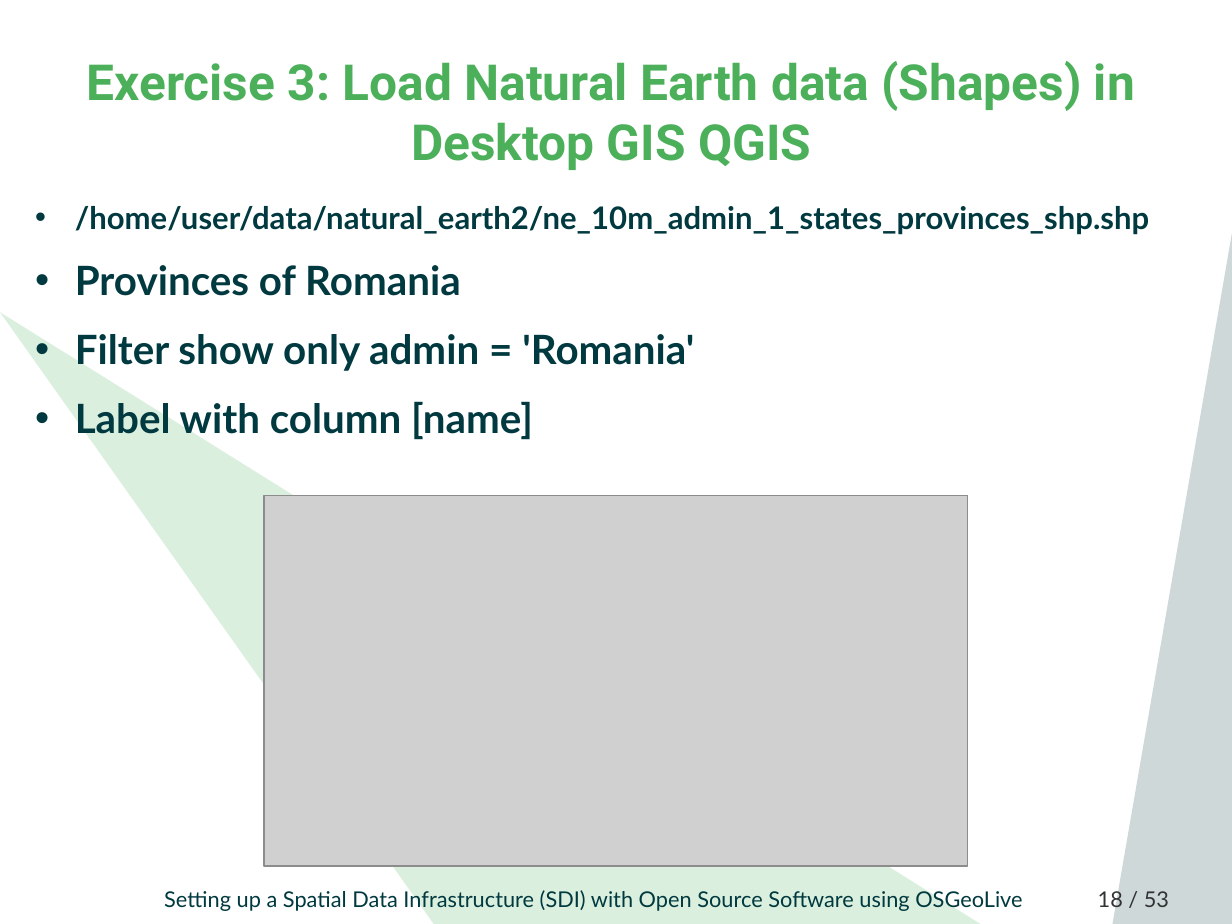
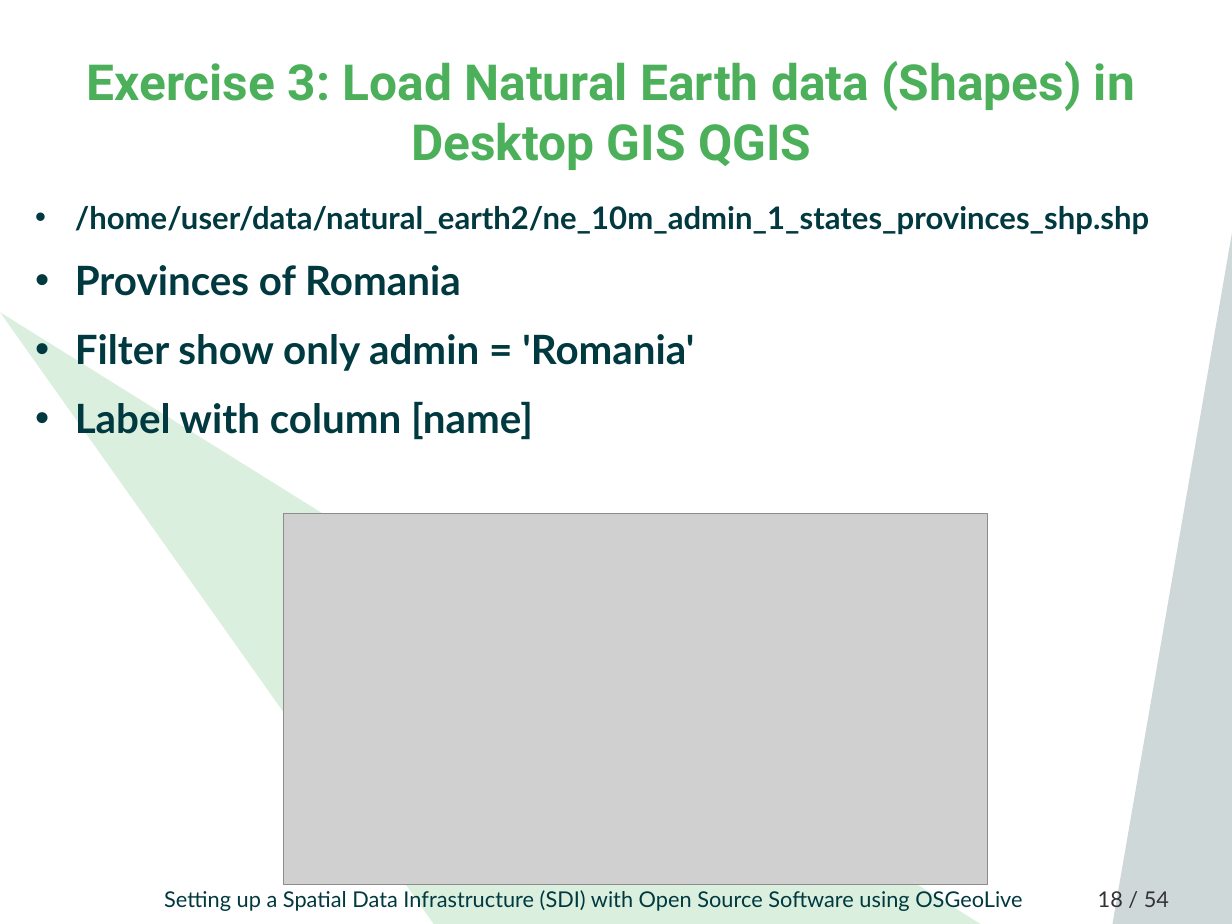
Before and after one commit to astroidex/foss4g-2019-workshop-sdi-with-osgeolive, a slide deck: slide 18 of FOSS4G_2019_SDI_OSGeoLive_Workshop.odp. Drawn at 1232x924 pixels with LibreOffice and Linux fonts; fonts in the diff are those of the drawing; grey boxes stand for pictures; background and template pictures are left out. Boxes give left, top, right and bottom in pixels: in the first picture for what was removed or moved away, otherwise in the second. Text is boxed around its words. In the diff, an @@ line names an element or a change of style, - is before the commit and + after.

```diff
--- a/FOSS4G_2019_SDI_OSGeoLive_Workshop.odp
+++ b/FOSS4G_2019_SDI_OSGeoLive_Workshop.odp
@@ picture: place and size @@
-picture at [264,495,968,866]
+picture at [284,513,988,884]
@@ page number at [1098,888,1169,912]: text changed @@
-18 / 53
+18 / 54
```
Also in this commit, not shown: 10 other slides changed, 2 slides added, 1 slide removed, 1 other file.
